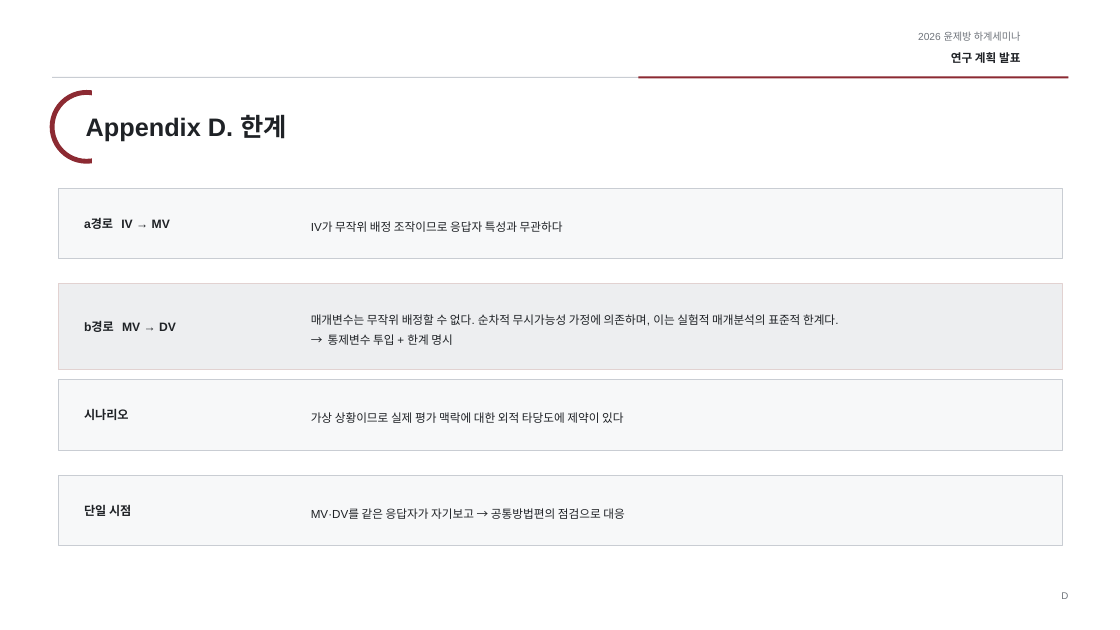
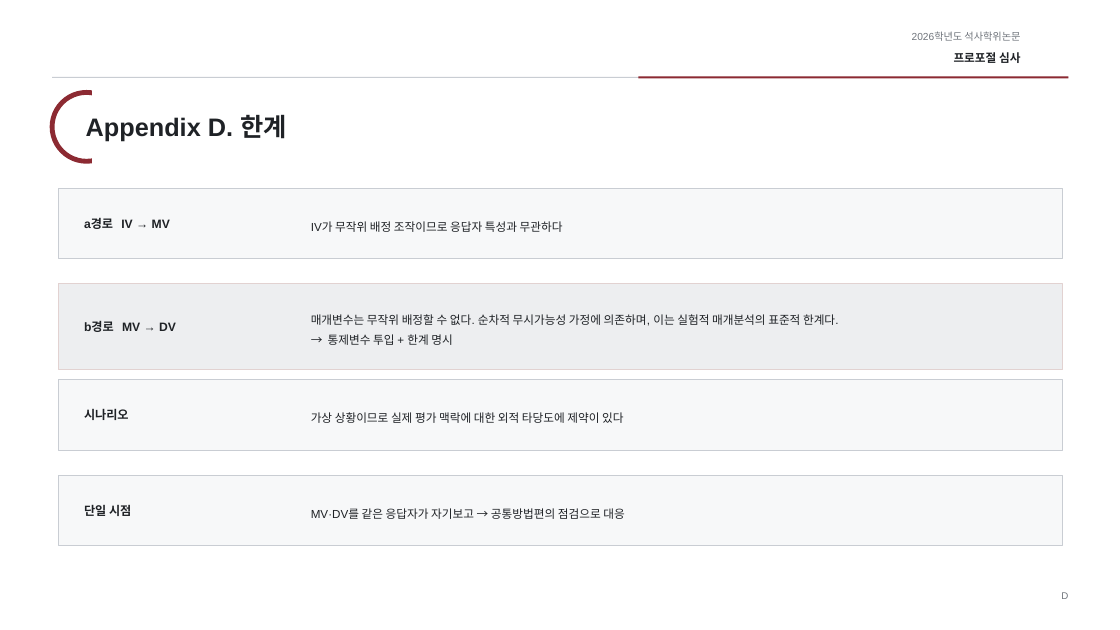
Before and after one commit to einsoros/Paper2026, a slide deck: slide 13 of Slides/deck/proposal-260826.pptx. Drawn at 1120x630 pixels with LibreOffice and Linux fonts; fonts in the diff are those of the drawing. Boxes give left, top, right and bottom in pixels: in the first picture for what was removed or moved away, otherwise in the second. Text is boxed around its words. In the diff, an @@ line names an element or a change of style, - is before the commit and + after.

Commit message:
[mp] 프로포절 제출본을 확정하고 심사 이후 실행 계획과 대안 설계와 면담 자료를 신설 — 발표자료 스크립트를 발화문으로 전면 재작성하고 산업적 기여와 타임라인을 덜어냈으며, Tsai와 Wang의 정확성 지각 모형 원문을 대조해 인과 방향이 반대임과 척도 출처가 Vest이며 선행요인 목록에 산출물 속성이 없음을 확인했고, 그 구조에 귀속 모호성을 한 층 얹는 대안 설계와 면담용 다섯 장 자료를 만들어 취약점과 설계 갈래를 정리함

```diff
--- a/Slides/deck/proposal-260826.pptx
+++ b/Slides/deck/proposal-260826.pptx
@@ text at bbox=[912, 31, 1020, 41]: text changed @@
-2026 윤제방 하계세미나
+2026학년도 석사학위논문
@@ text at bbox=[954, 52, 1020, 63]: text changed @@
-연구 계획 발표
+프로포절 심사
```
Also in this commit, not shown: 15 other slides changed, 4 other files.
